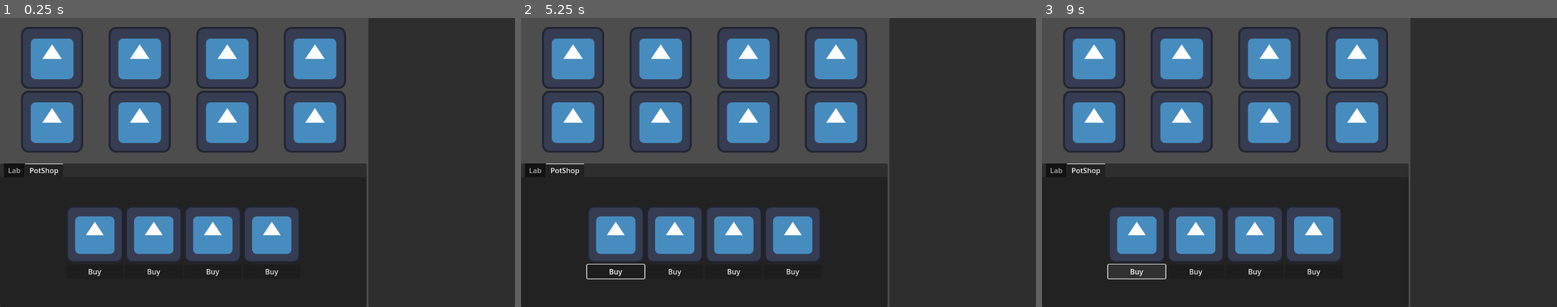
Above: before the commit, frames 1-3 (left to right).
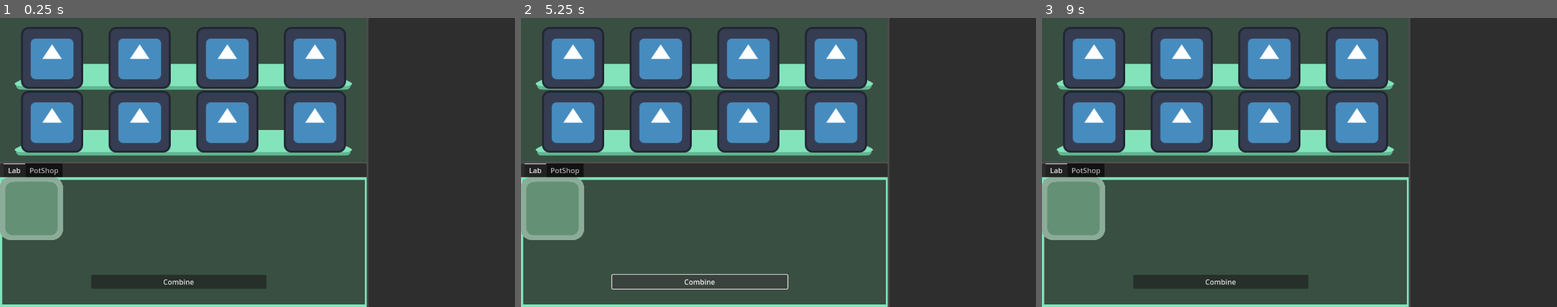
Above: after the commit, the same moments.

Repository: Girlies-stdio/elementalchemy
Game: Godot game, scene res://Scenes/main.tscn
The game is run twice, just before and just after one commit, with the same random seed, the same clock (stepped at 60 frames per second) and the same inputs. The engine's default icon, where the game draws it, is replaced by a stand-in: a white triangle on a blue panel in a dark square.
Inputs (mouse positions are in pixels of both pictures, inside the frame that each line leads up to):
- Up to frame 1 (0.25 s): no input
- Up to frame 2 (5.25 s): click (613, 234) at 0.52 s; click (551, 208) at 1.27 s; click (613, 272) at 2 s, where only the run before the commit has a clickable "Buy"; click (551, 208) at 2.77 s; click (551, 208) at 3.52 s; click (551, 208) at 4.27 s; click (701, 280) at 5 s, where only the run after the commit has a clickable "Combine"
- Up to frame 3 (9 s): click (1093, 58) at 5.77 s; click (1093, 58) at 6.52 s; click (1134, 234) at 7.27 s; click (1072, 208) at 8.02 s; click (1134, 272) at 8.75 s, where only the run before the commit has a clickable "Buy"

The runs differ from the first frame. In frame 1, 31% of the frame differs, in the area x 0-72%, y 15-100%; in frame 2, 32%; in frame 3, 31%.

Commit message:
add start of lab system

Diff:
--- /dev/null
+++ b/Scenes/lab.gd
@@ -0,0 +1,93 @@
+extends NinePatchRect
+
+@onready var input_slot_1 = $InputSlot1
+@onready var input_slot_2 = $InputSlot2
+@onready var input_slot_3 = $InputSlot3
+@onready var output_slot = $OutputSlot
+@onready var combine_button = $CombineButton
+
+func _ready():
+	# No need to connect gui_input signals, just connect the cook button
+	combine_button.pressed.connect(_combine_pressed)
+
+	# Initialize slots
+	input_slot_1.item = null
+	input_slot_2.item = null
+	input_slot_3.item = null
+	output_slot.item = null
+
+	# Update UI
+	update_slot_visuals()
+
+# Handle slot interaction (called from Slot._on_slot_pressed)
+func handle_slot_interaction(slot):
+	if slot == output_slot:
+		# Output slot can only give items
+		if GlobalScript.itemInHand == null and slot.item != null:
+			GlobalScript.itemInHand = slot.item
+			slot.item = null
+			update_slot_visuals()
+	else:
+		# Input slots can give and receive items
+		if GlobalScript.itemInHand == null and slot.item != null:
+			# Take item from slot
+			GlobalScript.itemInHand == null
+			slot.item = null
+		elif GlobalScript.itemInHand != null and slot.item == null:
+			# Place item in slot
+			slot.item = GlobalScript.itemInHand
+			GlobalScript.itemInHand = null
+
+		update_slot_visuals()
+
+# Handle cook button press
+func _combine_pressed():
+	if output_slot.item != null:
+		# Cannot cook if output slot is occupied
+		return
+
+	# Get current ingredients
+	var ingredients = [input_slot_1.item, input_slot_2.item, input_slot_3.item]
+
+	# Check if all slots have ingredients
+	if null in ingredients:
+		return
+
+	# Check if recipe exists
+	var recipe_result = check_recipe(ingredients)
+	if recipe_result:
+		# Clear input slots
+		input_slot_1.item = null
+		input_slot_2.item = null
+		input_slot_3.item = null
+
+		# Set output slot
+		output_slot.item = recipe_result
+
+		update_slot_visuals()
+
+# Check if the current ingredients match a recipe
+func check_recipe(ingredients):
+	return true
+
+# Update visual representation of slots
+func update_slot_visuals():
+	update_slot_visual(input_slot_1)
+	update_slot_visual(input_slot_2)
+	update_slot_visual(input_slot_3)
+	update_slot_visual(output_slot)
+
+# Update visual representation of a single slot
+func update_slot_visual(slot):
+	# Clear existing visuals
+	for child in slot.get_children():
+		if child.is_in_group("item_visual"):
+			child.queue_free()
+
+	if slot.item != null:
+		var item_sprite = Sprite2D.new()
+		item_sprite.texture = load("res://assets/items/" + slot.item + ".png")
+		item_sprite.centered = true
+		item_sprite.position = Vector2(slot.size.x / 2, slot.size.y / 2)
+		item_sprite.add_to_group("item_visual")
+		slot.add_child(item_sprite)
--- a/Scenes/main.tscn
+++ b/Scenes/main.tscn
@@ -1,6 +1,10 @@
-[gd_scene load_steps=3 format=3 uid="uid://ctr78uqgnngos"]
-
+[gd_scene load_steps=8 format=3 uid="uid://ctr78uqgnngos"]
+
+[ext_resource type="Texture2D" uid="uid://dinniq4jdk8le" path="res://Assets/garden_double_shelf.png" id="1_8gbba"]
 [ext_resource type="Texture2D" uid="uid://bkpn4dwbky80q" path="res://Assets/icon.svg" id="1_jjgbg"]
+[ext_resource type="Script" uid="uid://88ysp7capcmn" path="res://Scenes/lab.gd" id="2_bo1nx"]
+[ext_resource type="Texture2D" uid="uid://bny66qf2eo775" path="res://Assets/background_framed.png" id="3_kry3j"]
+[ext_resource type="PackedScene" uid="uid://cyktua4fqunq0" path="res://Workbench/item_slot.tscn" id="5_21xkr"]
 
 [sub_resource type="Theme" id="Theme_jjgbg"]
 MarginContainer/constants/margin_bottom = 20
@@ -8,6 +12,8 @@
 MarginContainer/constants/margin_right = 20
 MarginContainer/constants/margin_top = 20
 
+[sub_resource type="Theme" id="Theme_6bp64"]
+
 [node name="Node2D" type="Control"]
 layout_mode = 3
 anchors_preset = 15
@@ -31,6 +37,7 @@
 [node name="NinePatchRect" type="NinePatchRect" parent="HBoxContainer/VBoxContainer"]
 layout_mode = 2
 size_flags_vertical = 3
+texture = ExtResource("1_8gbba")
 
 [node name="MarginContainer" type="MarginContainer" parent="HBoxContainer/VBoxContainer/NinePatchRect"]
 layout_mode = 1
@@ -149,68 +156,64 @@
 ignore_texture_size = true
 stretch_mode = 0
 
-[node name="Panel2" type="Panel" parent="HBoxContainer/VBoxContainer"]
-layout_mode = 2
-size_flags_vertical = 3
-
-[node name="TabContainer" type="TabContainer" parent="HBoxContainer/VBoxContainer/Panel2"]
-layout_mode = 1
-anchors_preset = 15
-anchor_right = 1.0
-anchor_bottom = 1.0
-grow_horizontal = 2
-grow_vertical = 2
-current_tab = 1
-
-[node name="Lab" type="NinePatchRect" parent="HBoxContainer/VBoxContainer/Panel2/TabContainer"]
+[node name="Workbench" type="Panel" parent="HBoxContainer/VBoxContainer"]
+layout_mode = 2
+size_flags_vertical = 3
+
+[node name="WorkbenchTabs" type="TabContainer" parent="HBoxContainer/VBoxContainer/Workbench"]
+layout_mode = 1
+anchors_preset = 15
+anchor_right = 1.0
+anchor_bottom = 1.0
+grow_horizontal = 2
+grow_vertical = 2
+theme = SubResource("Theme_6bp64")
+current_tab = 0
+
+[node name="Lab" type="NinePatchRect" parent="HBoxContainer/VBoxContainer/Workbench/WorkbenchTabs"]
+layout_mode = 2
+texture = ExtResource("3_kry3j")
+patch_margin_left = 20
+patch_margin_top = 20
+patch_margin_right = 20
+patch_margin_bottom = 20
+script = ExtResource("2_bo1nx")
+metadata/_tab_index = 0
+
+[node name="InputSlot1" parent="HBoxContainer/VBoxContainer/Workbench/WorkbenchTabs/Lab" instance=ExtResource("5_21xkr")]
+layout_mode = 0
+offset_right = 143.0
+offset_bottom = 141.0
+stretch_mode = 4
+
+[node name="InputSlot2" parent="HBoxContainer/VBoxContainer/Workbench/WorkbenchTabs/Lab" instance=ExtResource("5_21xkr")]
+layout_mode = 0
+offset_right = 143.0
+offset_bottom = 141.0
+stretch_mode = 4
+
+[node name="InputSlot3" parent="HBoxContainer/VBoxContainer/Workbench/WorkbenchTabs/Lab" instance=ExtResource("5_21xkr")]
+layout_mode = 0
+offset_right = 143.0
+offset_bottom = 141.0
+stretch_mode = 4
+
+[node name="OutputSlot" parent="HBoxContainer/VBoxContainer/Workbench/WorkbenchTabs/Lab" instance=ExtResource("5_21xkr")]
+layout_mode = 0
+offset_right = 143.0
+offset_bottom = 141.0
+stretch_mode = 4
+
+[node name="CombineButton" type="Button" parent="HBoxContainer/VBoxContainer/Workbench/WorkbenchTabs/Lab"]
+layout_mode = 2
+offset_left = 204.0
+offset_top = 219.0
+offset_right = 596.0
+offset_bottom = 250.0
+text = "Combine"
+
+[node name="PotShop" type="NinePatchRect" parent="HBoxContainer/VBoxContainer/Workbench/WorkbenchTabs"]
 visible = false
-layout_mode = 2
-patch_margin_left = 8
-patch_margin_top = 8
-patch_margin_right = 8
-patch_margin_bottom = 8
-metadata/_tab_index = 0
-
-[node name="VBoxContainer" type="VBoxContainer" parent="HBoxContainer/VBoxContainer/Panel2/TabContainer/Lab"]
-layout_mode = 1
-anchors_preset = 8
-anchor_left = 0.5
-anchor_top = 0.5
-anchor_right = 0.5
-anchor_bottom = 0.5
-offset_left = -196.0
-offset_top = -81.5
-offset_right = 196.0
-offset_bottom = 81.5
-grow_horizontal = 2
-grow_vertical = 2
-
-[node name="HBoxContainer" type="HBoxContainer" parent="HBoxContainer/VBoxContainer/Panel2/TabContainer/Lab/VBoxContainer"]
-layout_mode = 2
-size_flags_horizontal = 8
-size_flags_vertical = 0
-
-[node name="TextureButton" type="TextureButton" parent="HBoxContainer/VBoxContainer/Panel2/TabContainer/Lab/VBoxContainer/HBoxContainer"]
-layout_mode = 2
-texture_normal = ExtResource("1_jjgbg")
-
-[node name="TextureButton4" type="TextureButton" parent="HBoxContainer/VBoxContainer/Panel2/TabContainer/Lab/VBoxContainer/HBoxContainer"]
-layout_mode = 2
-texture_normal = ExtResource("1_jjgbg")
-
-[node name="TextureButton5" type="TextureButton" parent="HBoxContainer/VBoxContainer/Panel2/TabContainer/Lab/VBoxContainer/HBoxContainer"]
-layout_mode = 2
-texture_normal = ExtResource("1_jjgbg")
-
-[node name="TextureButton6" type="TextureButton" parent="HBoxContainer/VBoxContainer/Panel2/TabContainer/Lab/VBoxContainer/HBoxContainer"]
-layout_mode = 2
-texture_normal = ExtResource("1_jjgbg")
-
-[node name="Button" type="Button" parent="HBoxContainer/VBoxContainer/Panel2/TabContainer/Lab/VBoxContainer"]
-layout_mode = 2
-text = "Combine"
-
-[node name="PotShop" type="NinePatchRect" parent="HBoxContainer/VBoxContainer/Panel2/TabContainer"]
 layout_mode = 2
 patch_margin_left = 8
 patch_margin_top = 8
@@ -218,7 +221,7 @@
 patch_margin_bottom = 8
 metadata/_tab_index = 1
 
-[node name="HBoxContainer" type="HBoxContainer" parent="HBoxContainer/VBoxContainer/Panel2/TabContainer/PotShop"]
+[node name="HBoxContainer" type="HBoxContainer" parent="HBoxContainer/VBoxContainer/Workbench/WorkbenchTabs/PotShop"]
 layout_mode = 1
 anchors_preset = 8
 anchor_left = 0.5
@@ -234,51 +237,51 @@
 size_flags_horizontal = 8
 size_flags_vertical = 0
 
-[node name="VBoxContainer" type="VBoxContainer" parent="HBoxContainer/VBoxContainer/Panel2/TabContainer/PotShop/HBoxContainer"]
-layout_mode = 2
-
-[node name="TextureButton" type="TextureButton" parent="HBoxContainer/VBoxContainer/Panel2/TabContainer/PotShop/HBoxContainer/VBoxContainer"]
-layout_mode = 2
-texture_normal = ExtResource("1_jjgbg")
-stretch_mode = 0
-
-[node name="Button" type="Button" parent="HBoxContainer/VBoxContainer/Panel2/TabContainer/PotShop/HBoxContainer/VBoxContainer"]
-layout_mode = 2
-text = "Buy"
-
-[node name="VBoxContainer2" type="VBoxContainer" parent="HBoxContainer/VBoxContainer/Panel2/TabContainer/PotShop/HBoxContainer"]
-layout_mode = 2
-
-[node name="TextureButton" type="TextureButton" parent="HBoxContainer/VBoxContainer/Panel2/TabContainer/PotShop/HBoxContainer/VBoxContainer2"]
-layout_mode = 2
-texture_normal = ExtResource("1_jjgbg")
-stretch_mode = 0
-
-[node name="Button" type="Button" parent="HBoxContainer/VBoxContainer/Panel2/TabContainer/PotShop/HBoxContainer/VBoxContainer2"]
-layout_mode = 2
-text = "Buy"
-
-[node name="VBoxContainer3" type="VBoxContainer" parent="HBoxContainer/VBoxContainer/Panel2/TabContainer/PotShop/HBoxContainer"]
-layout_mode = 2
-
-[node name="TextureButton" type="TextureButton" parent="HBoxContainer/VBoxContainer/Panel2/TabContainer/PotShop/HBoxContainer/VBoxContainer3"]
-layout_mode = 2
-texture_normal = ExtResource("1_jjgbg")
-stretch_mode = 0
-
-[node name="Button" type="Button" parent="HBoxContainer/VBoxContainer/Panel2/TabContainer/PotShop/HBoxContainer/VBoxContainer3"]
-layout_mode = 2
-text = "Buy"
-
-[node name="VBoxContainer4" type="VBoxContainer" parent="HBoxContainer/VBoxContainer/Panel2/TabContainer/PotShop/HBoxContainer"]
-layout_mode = 2
-
-[node name="TextureButton" type="TextureButton" parent="HBoxContainer/VBoxContainer/Panel2/TabContainer/PotShop/HBoxContainer/VBoxContainer4"]
-layout_mode = 2
-texture_normal = ExtResource("1_jjgbg")
-stretch_mode = 0
-
-[node name="Button" type="Button" parent="HBoxContainer/VBoxContainer/Panel2/TabContainer/PotShop/HBoxContainer/VBoxContainer4"]
+[node name="VBoxContainer" type="VBoxContainer" parent="HBoxContainer/VBoxContainer/Workbench/WorkbenchTabs/PotShop/HBoxContainer"]
+layout_mode = 2
+
+[node name="TextureButton" type="TextureButton" parent="HBoxContainer/VBoxContainer/Workbench/WorkbenchTabs/PotShop/HBoxContainer/VBoxContainer"]
+layout_mode = 2
+texture_normal = ExtResource("1_jjgbg")
+stretch_mode = 0
+
+[node name="Button" type="Button" parent="HBoxContainer/VBoxContainer/Workbench/WorkbenchTabs/PotShop/HBoxContainer/VBoxContainer"]
+layout_mode = 2
+text = "Buy"
+
+[node name="VBoxContainer2" type="VBoxContainer" parent="HBoxContainer/VBoxContainer/Workbench/WorkbenchTabs/PotShop/HBoxContainer"]
+layout_mode = 2
+
+[node name="TextureButton" type="TextureButton" parent="HBoxContainer/VBoxContainer/Workbench/WorkbenchTabs/PotShop/HBoxContainer/VBoxContainer2"]
+layout_mode = 2
+texture_normal = ExtResource("1_jjgbg")
+stretch_mode = 0
+
+[node name="Button" type="Button" parent="HBoxContainer/VBoxContainer/Workbench/WorkbenchTabs/PotShop/HBoxContainer/VBoxContainer2"]
+layout_mode = 2
+text = "Buy"
+
+[node name="VBoxContainer3" type="VBoxContainer" parent="HBoxContainer/VBoxContainer/Workbench/WorkbenchTabs/PotShop/HBoxContainer"]
+layout_mode = 2
+
+[node name="TextureButton" type="TextureButton" parent="HBoxContainer/VBoxContainer/Workbench/WorkbenchTabs/PotShop/HBoxContainer/VBoxContainer3"]
+layout_mode = 2
+texture_normal = ExtResource("1_jjgbg")
+stretch_mode = 0
+
+[node name="Button" type="Button" parent="HBoxContainer/VBoxContainer/Workbench/WorkbenchTabs/PotShop/HBoxContainer/VBoxContainer3"]
+layout_mode = 2
+text = "Buy"
+
+[node name="VBoxContainer4" type="VBoxContainer" parent="HBoxContainer/VBoxContainer/Workbench/WorkbenchTabs/PotShop/HBoxContainer"]
+layout_mode = 2
+
+[node name="TextureButton" type="TextureButton" parent="HBoxContainer/VBoxContainer/Workbench/WorkbenchTabs/PotShop/HBoxContainer/VBoxContainer4"]
+layout_mode = 2
+texture_normal = ExtResource("1_jjgbg")
+stretch_mode = 0
+
+[node name="Button" type="Button" parent="HBoxContainer/VBoxContainer/Workbench/WorkbenchTabs/PotShop/HBoxContainer/VBoxContainer4"]
 layout_mode = 2
 text = "Buy"
 
--- /dev/null
+++ b/Scripts/item_gui.gd
@@ -0,0 +1,15 @@
+extends Panel
+
+class_name ItemGUI
+
+@onready var itemSprite: Sprite2D = $Sprite
+@onready var amountLabel: Label = $Label
+var item: Item
+var inventory: Inventory
+
+const TARGET_SIZE = Vector2(16,16)
+
+func _process(delta):
+	if itemSprite.texture:
+		var current_size = itemSprite.texture.get_size()
+		itemSprite.scale = TARGET_SIZE / current_size
--- /dev/null
+++ b/Workbench/item_slot.gd
@@ -0,0 +1,8 @@
+extends TextureButton
+class_name ItemSlot
+
+# The item currently in this slot
+var item = null
+
+func _ready():
+	return
--- /dev/null
+++ b/Workbench/item_slot.tscn
@@ -0,0 +1,14 @@
+[gd_scene load_steps=4 format=3 uid="uid://cyktua4fqunq0"]
+
+[ext_resource type="Script" uid="uid://8dfa8n5iuv42" path="res://Workbench/item_slot.gd" id="1_4qelh"]
+[ext_resource type="Texture2D" uid="uid://csqvsh3e7pcte" path="res://Assets/inventaireslot_hollow.png" id="1_dgwqf"]
+[ext_resource type="Texture2D" uid="uid://bfndrvwgoad16" path="res://Assets/inventaireslot_filled.png" id="2_v6toa"]
+
+[node name="ItemSlot" type="TextureButton"]
+offset_right = 400.0
+offset_bottom = 400.0
+texture_normal = ExtResource("1_dgwqf")
+texture_pressed = ExtResource("2_v6toa")
+ignore_texture_size = true
+stretch_mode = 0
+script = ExtResource("1_4qelh")
Binary file added: Assets/background_framed.png
Not shown, added: Assets/background_framed.png.import
Binary file added: Assets/garden_double_shelf.png
Not shown, added: Assets/garden_double_shelf.png.import
Binary file added: Assets/garden_shelf.png
Not shown, added: Assets/garden_shelf.png.import
Binary file added: Assets/inventaireslot_filled.png
Not shown, added: Assets/inventaireslot_filled.png.import
Binary file added: Assets/inventaireslot_hollow.png
Not shown, added: Assets/inventaireslot_hollow.png.import
Not shown, added: Scenes/lab.gd.uid
Not shown, added: Scripts/item_gui.gd.uid
(and 1 more such lines)
